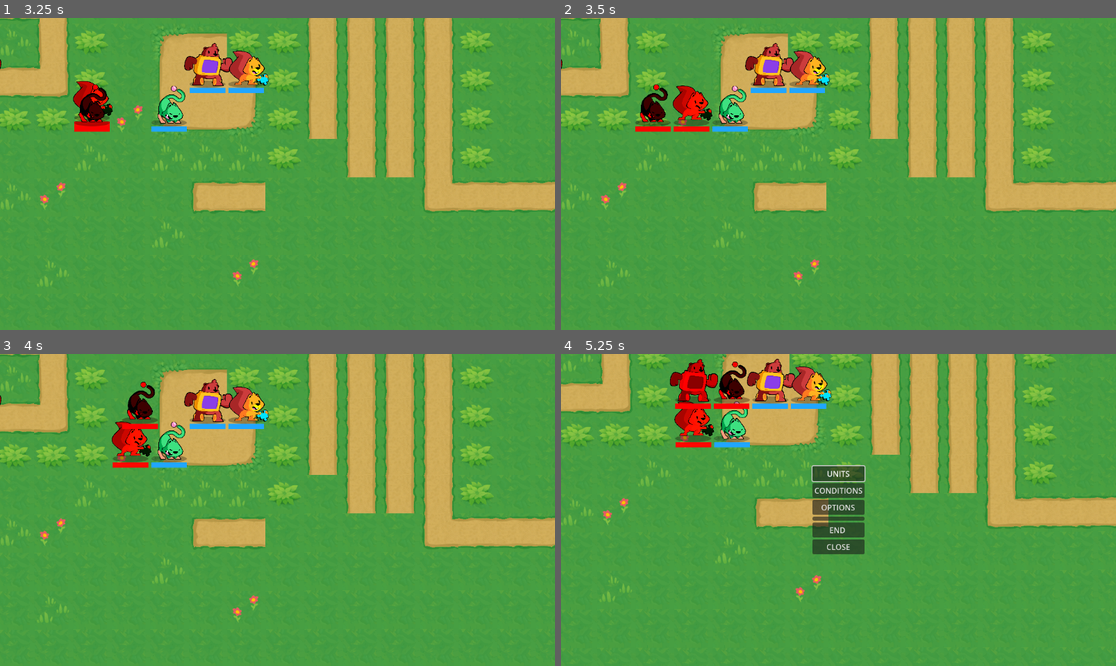
Above: before the commit, frames 1-4 (two rows, left to right).
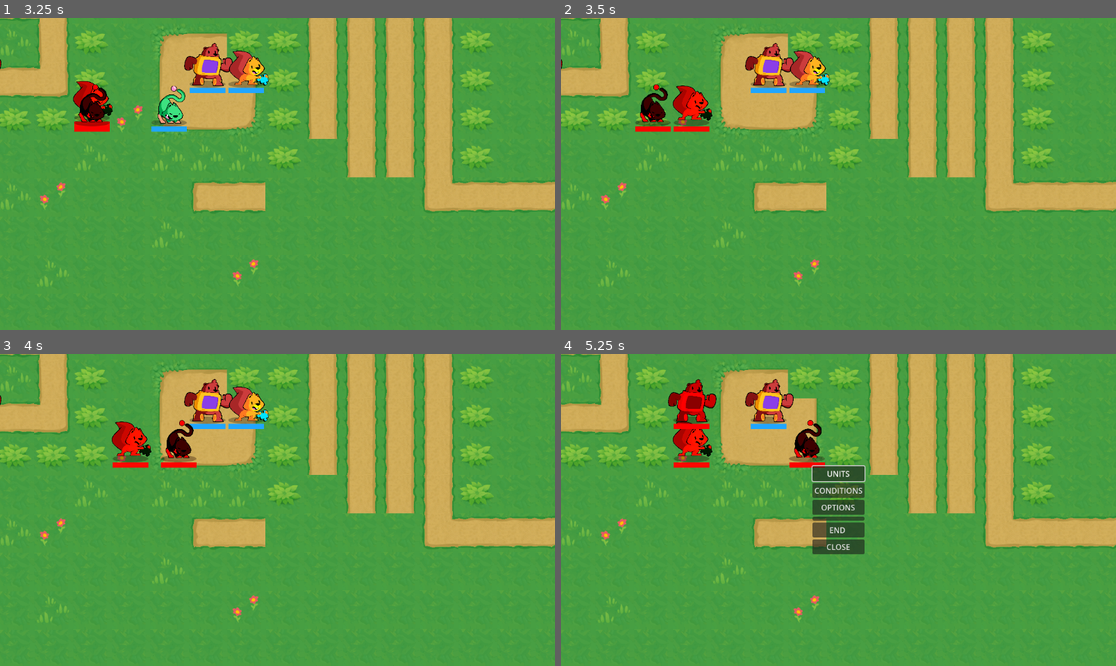
Above: after the commit, the same moments.

Repository: oldhame19/TTRPG
Game: Godot game, scene res://Main.tscn
The game is run twice, just before and just after one commit, with the same random seed, the same clock (stepped at 60 frames per second) and the same inputs.
Inputs (mouse positions are in pixels of both pictures, inside the frame that each line leads up to):
- Up to frame 1 (3.25 s): tap Enter (ui_accept) at 0.5, 0.77 s; move the mouse to (399, 158) at 0.52 s; press the mouse at (399, 158) at 0.53 s; hold Right (ui_right) 0.53-1.25 s; release the mouse at (399, 158) at 1.25 s; click "UNITS" at 1.25 s; click "CONDITIONS" at 2 s; click "END" at 2.75 s
- Up to frame 2 (3.5 s): no input
- Up to frame 3 (4 s): move the mouse to (166, 525) at 3.52 s; hold Down (ui_down) from 3.53 s (still down); click (166, 525) at 3.6 s; tap Enter (ui_accept) at 3.77 s
- Up to frame 4 (5.25 s): move the mouse to (894, 441) at 4.27 s; release Down (ui_down) at 4.28 s; press the mouse at (894, 441) at 4.28 s; hold Right (ui_right) 4.28-5.03 s; move the mouse to (810, 572) at 5.02 s; release the mouse at (810, 572) at 5.03 s; hold Up (ui_up) from 5.03 s (still down); click (810, 572) at 5.1 s

Frame 1 is identical in both runs. In frame 2, 0.6% of the frame differs, in the area x 27-34%, y 21-37%; in frame 3, 1.3%; in frame 4, 22%, in the area x 0-100%, y 0-90%.

Commit message:
Enemy AI Combat

Diff:
--- a/Combat/Scripts/combat_manager.gd
+++ b/Combat/Scripts/combat_manager.gd
@@ -9,14 +9,15 @@
 var defender: Unit
 
 # Reference to the combat_calculator singleton or autoload
-@onready var combat_calc = preload("res://Globals/combat_calculator.gd")
+#@onready var combat_calc = preload("res://Globals/combat_calculator.gd")
 
 func start_combat(attacking_unit: Unit, defending_unit: Unit) -> void:
 	attacker = attacking_unit
 	defender = defending_unit
 
 	attacker.has_acted = true
-	attacker.update_acted_visual()
+	if !attacker.is_enemy:
+		attacker.update_acted_visual()
 	# Disable input or pause game as needed here
 
 	# Run combat sequence asynchronously (simulate step-by-step)
@@ -29,7 +30,7 @@
 		return
 
 	# Small delay before starting
-	await get_tree().create_timer(0.05).timeout
+	#await get_tree().create_timer(0.05).timeout
 
 	# Step 1: Attacker hits defender
 	if !_perform_attack(attacker, defender):
@@ -84,7 +85,7 @@
 					attacker.held_items.slots.erase(slot)
 				break
 
-	var stats = combat_calc.calculate_combat_stats(attacker, defender)
+	var stats = CombatCalculator.calculate_combat_stats(attacker, defender)
 	var hit_chance = stats.get("ah", 0)
 	var crit_chance = stats.get("ac", 0)
 	var damage = stats.get("dpa", 0)
@@ -127,19 +128,20 @@
 	return true
 
 func _can_double_attack(attacker: Unit, defender: Unit) -> bool:
-	var stats = combat_calc.calculate_combat_stats(attacker, defender)
+	var stats = CombatCalculator.calculate_combat_stats(attacker, defender)
 	return stats.get("double", false)
 
 func _is_in_attack_range(attacker: Unit, defender: Unit) -> bool:
 	if attacker.attack_range <= 0:
-		return false  # Cannot attack if range is zero or negative
+		return false
 
+	# Make sure positions are grid-aligned
 	var atk_pos = attacker.grid.calculate_grid_coordinates(attacker.position)
 	var def_pos = defender.grid.calculate_grid_coordinates(defender.position)
 	var dist = abs(atk_pos.x - def_pos.x) + abs(atk_pos.y - def_pos.y)
 
-	# Ensure melee units can attack adjacent cells
-	return dist >= 1 and dist <= max(attacker.attack_range, 1)
+	# Allow attacks within attack_range, including melee (adjacent)
+	return dist > 0 and dist <= attacker.attack_range
 
 
 func _roll_chance(chance: int) -> bool:
--- a/Combat/Scripts/turn_manager.gd
+++ b/Combat/Scripts/turn_manager.gd
@@ -34,7 +34,6 @@
 		if is_instance_valid(u) and not u.is_dead:
 			u.has_acted = false
 			units.append(u)
-
 
 	if units.size() == 0:
 		call_deferred("end_phase")
@@ -113,7 +112,6 @@
 			u.has_acted = true
 			planned_enemy_cells.append(best_action.move_to)
 
-		unit_finished_turn(u)
 
 # ================= AI Actions =================
 
@@ -125,10 +123,12 @@
 		if path.size() > 0:
 			unit.cell = action.move_to
 			unit.walk_along(path)
-			await unit.walk_finished
+			await unit.walk_finished  # still valid in Godot 4.4
 
 	if action.has("attack_target") and action.attack_target != null:
-		_combat_attack(unit, action.attack_target)
+		await _combat_attack(unit, action.attack_target)
+
+	unit_finished_turn(unit)
 
 func _find_path_to_cell(reachable_cells: Array, target: Vector2, start: Vector2) -> Array[Vector2]:
 	var path: Array[Vector2] = []
@@ -163,11 +163,32 @@
 
 # ================= Combat =================
 
+# Member variable
+# Member variable
+var _combat_finished_flag := false
+
+# Method to handle combat finished
+func _on_combat_finished(attacker: Unit, defender: Unit, result: Dictionary) -> void:
+	_combat_finished_flag = true
+
+# Combat attack function
 func _combat_attack(attacker: Unit, defender: Unit) -> void:
 	if combat_manager == null:
 		print("⚠ CombatManager not assigned!")
 		return
+
+	_combat_finished_flag = false
+
+	# Connect using a Callable (Godot 4.x style)
+	combat_manager.connect("combat_finished", Callable(self, "_on_combat_finished"), CONNECT_ONE_SHOT)
+
 	combat_manager.start_combat(attacker, defender)
+
+	# Wait for combat to finish
+	while not _combat_finished_flag:
+		await get_tree().process_frame
+
+
 
 # ================= AI Evaluation =================
 
@@ -187,18 +208,24 @@
 	var best: Dictionary = {"reward": -99999.0, "move_to": unit.cell, "attack_target": null}
 
 	for move_cell in possible_moves:
-		var targets: Array[Unit] = _get_attackable_units(unit, move_cell)
-		if targets.size() == 0:
-			var reward: float = _reward_for_proximity(unit, move_cell, player_units)
-			if reward > best.reward:
-				best = {"reward": reward, "move_to": move_cell, "attack_target": null}
-		else:
+		# Determine attackable units from this move cell
+		var targets: Array[Unit] = []
+		for p in player_units:
+			var dist = abs(move_cell.x - p.cell.x) + abs(move_cell.y - p.cell.y)
+			if dist <= unit.attack_range:
+				targets.append(p)
+
+		if targets.size() > 0:
 			for target in targets:
 				var reward: float = _simulate_combat_reward(unit, target)
 				if depth > 1:
 					reward -= _simulate_player_counter_reward(target, depth-1)
 				if reward > best.reward:
 					best = {"reward": reward, "move_to": move_cell, "attack_target": target}
+		else:
+			var reward: float = _reward_for_proximity(unit, move_cell, player_units)
+			if reward > best.reward:
+				best = {"reward": reward, "move_to": move_cell, "attack_target": null}
 
 	return best
 
@@ -216,31 +243,23 @@
 	var expected_damage: float = float(atk_stats.strength - enemy_stats.defense)
 	return max(expected_damage, 0.0)
 
-func _get_attackable_units(unit: Unit, from_cell: Vector2) -> Array[Unit]:
-	var result: Array[Unit] = []
-	for p in unit_groups["player"]:
-		if is_instance_valid(p) and not p.is_dead:
-			if (from_cell - p.cell).length() <= unit.attack_range:
-				result.append(p)
-	return result
-
 func _simulate_combat_reward(attacker: Unit, defender: Unit) -> float:
 	var combat_stats: Dictionary = CombatCalculator.calculate_combat_stats(attacker, defender)
-	var damage: float = float(combat_stats["dpa"])
-	if combat_stats["double"]:
+	var damage: float = float(combat_stats.get("dpa", 0))
+	if combat_stats.get("double", false):
 		damage *= 2.0
 
 	var reward: float = damage * 2.0
 	if damage >= float(defender.hp):
-		reward += 100.0
+		reward += 100.0  # Extra reward for potential kill
 
 	var counter_stats: Dictionary = CombatCalculator.calculate_combat_stats(defender, attacker)
-	var counter_damage: float = float(counter_stats["dpa"])
-	if counter_stats["double"]:
+	var counter_damage: float = float(counter_stats.get("dpa", 0))
+	if counter_stats.get("double", false):
 		counter_damage *= 2.0
-	reward -= counter_damage * 1.5
+	reward -= counter_damage * 1.5  # Penalize for retaliation
 
 	if attacker.attack_range > 1:
-		reward += 5.0
+		reward += 5.0  # Slight bonus for ranged attacks
 
 	return reward
--- a/GameBoard/Scripts/GameBoard.gd
+++ b/GameBoard/Scripts/GameBoard.gd
@@ -105,6 +105,9 @@
 		"player": player_units,
 		"enemy": enemy_units
 	}
+	combat_manager_instance = combat_manager_scene.instantiate()
+	get_tree().root.add_child(combat_manager_instance)
+	turn_manager.combat_manager = combat_manager_instance
 
 	# Then assign the game board and add to scene tree
 	turn_manager.game_board = self
@@ -614,8 +617,7 @@
 	if _units.has(new_cell) and _active_unit == null:
 		_hover_display(new_cell)
 	else:
-		_unit_info_panel.update_info(null)
-		_unit_info_panel.visible = false
+		_clear_hover_display()
 
 func _on_Cursor_accept_pressed(cell: Vector2) -> void:
 	if _current_trade_scene != null:
--- a/Main.tscn
+++ b/Main.tscn
@@ -393,6 +393,7 @@
 modulate = Color(1, 0.116667, 0, 1)
 position = Vector2(349.289, 363.685)
 is_enemy = true
+is_boss = true
 held_items = SubResource("Resource_hhcpw")
 equipped_weapon = ExtResource("23_mxvw5")
 hp = 0
@@ -422,6 +423,7 @@
 unit_data = SubResource("Resource_w3rk5")
 current_stats = ExtResource("24_xrxkg")
 attack_range = 1
+move_range = 4
 skin = ExtResource("8")
 skin_offset = Vector2(2, 9)
 
